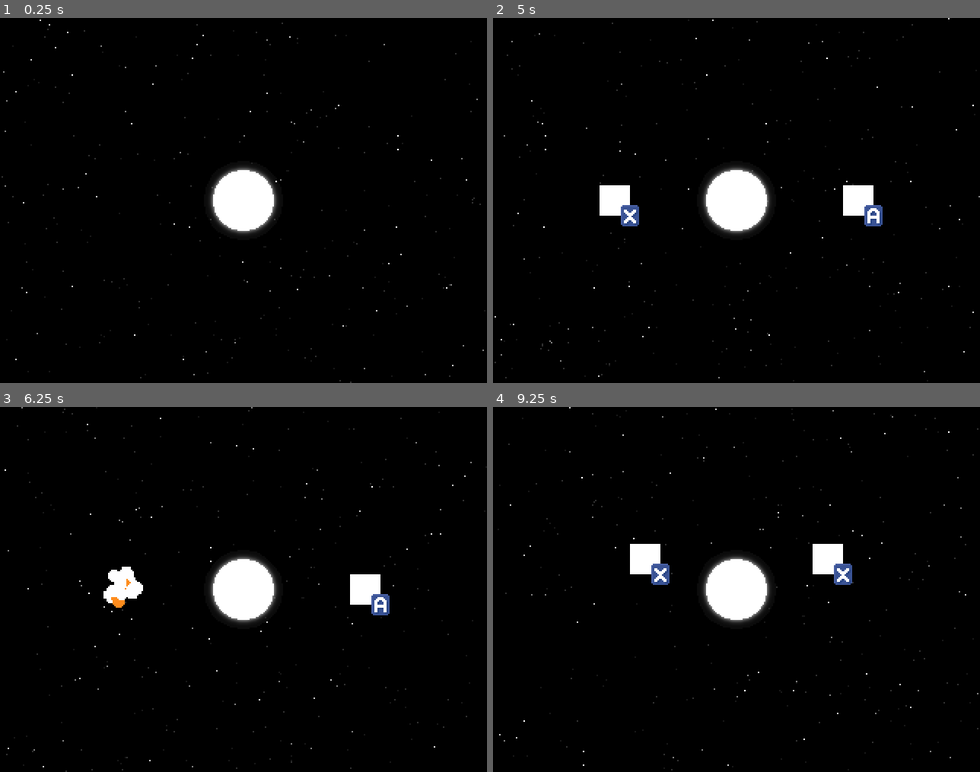
Above: before the commit, frames 1-4 (two rows, left to right).
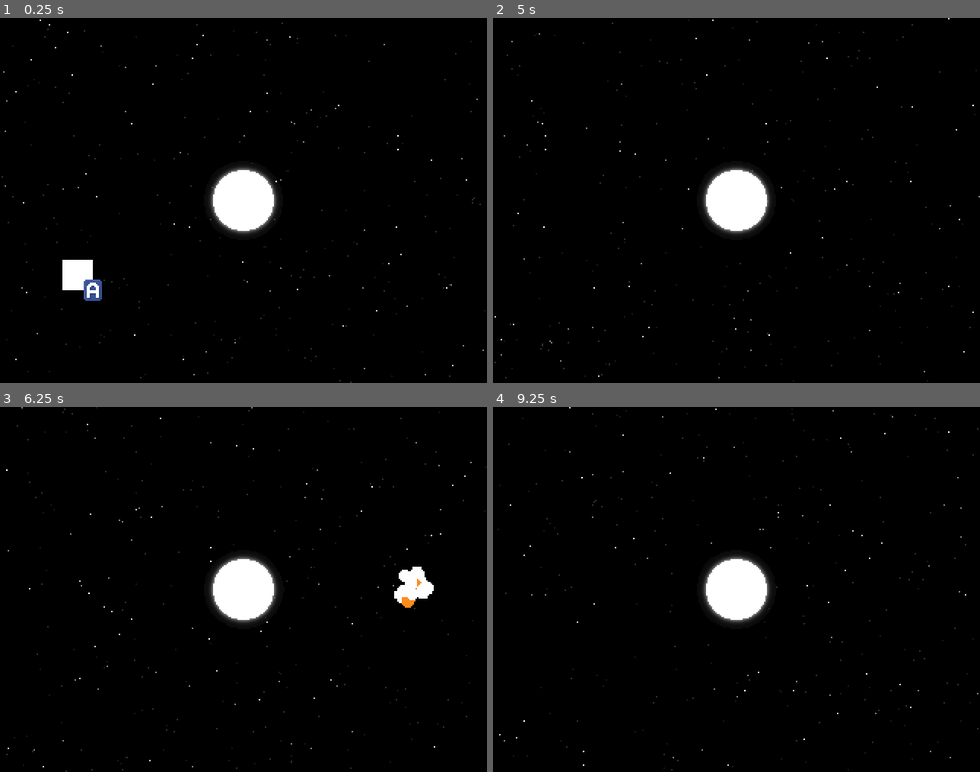
Above: after the commit, the same moments.

Repository: lethiandev/neutron-star
Game: Godot game, scene res://stages/gameplay/gameplay.tscn
Same seed, same stepped clock (60 frames per second), same inputs: the game is played once before the commit and once after it.
Inputs:
- Up to frame 1 (0.25 s): no input
- Up to frame 2 (5 s): tap one key every 0.75 s from 0.6 s: A (action_a) B (action_b) P (action_p) X (action_x) A (action_a) B (action_b)
- Up to frame 3 (6.25 s): tap P (action_p) at 5.1 s; tap X (action_x) at 5.85 s
- Up to frame 4 (9.25 s): tap one key every 0.75 s from 6.6 s: A (action_a) B (action_b) P (action_p) X (action_x)

The runs differ from the first frame. In frame 1, 0.7% of the frame differs, in the area x 12-21%, y 66-78%; in frame 2, 1.4%; in frame 3, 1.8%, in the area x 0-90%, y 12-81%; in frame 4, 1.4%.

Commit message:
Add spaceship with initial AI route

Diff:
--- a/src/project.godot
+++ b/src/project.godot
@@ -17,7 +17,7 @@
 "base": "Area2D",
 "class": "UnitBase",
 "language": "GDScript",
-"path": "res://units/unit_base/unit_base.gd"
+"path": "res://units/unit_base.gd"
 } ]
 _global_script_class_icons={
 "ShakeSampler": "",
--- a/src/stages/gameplay/gameplay.gd
+++ b/src/stages/gameplay/gameplay.gd
@@ -18,8 +18,8 @@
 func _process_unit_group(p_group: String) -> void:
 	var nodes = get_tree().get_nodes_in_group(p_group)
 	if not nodes.empty():
-		var last_node = nodes.back()
-		_process_unit_hit(last_node)
+		var front_node = nodes.front()
+		_process_unit_hit(front_node)
 	else:
 		_process_miss()
 
--- a/src/stages/gameplay/gameplay.tscn
+++ b/src/stages/gameplay/gameplay.tscn
@@ -1,8 +1,9 @@
-[gd_scene load_steps=8 format=2]
+[gd_scene load_steps=9 format=2]
 
 [ext_resource path="res://background/background.tscn" type="PackedScene" id=1]
 [ext_resource path="res://stages/gameplay/gameplay.gd" type="Script" id=2]
 [ext_resource path="res://stages/gameplay/artemis.ogg" type="AudioStream" id=3]
+[ext_resource path="res://units/spaceship/spaceship.tscn" type="PackedScene" id=4]
 [ext_resource path="res://neutron_star/neutron_star.tscn" type="PackedScene" id=5]
 [ext_resource path="res://stages/effects/shake_effect.gd" type="Script" id=6]
 [ext_resource path="res://stages/gameplay/camera.gd" type="Script" id=7]
@@ -33,3 +34,6 @@
 
 [node name="UnitsSpawner" type="Node" parent="World"]
 script = ExtResource( 8 )
+
+[node name="Spaceship" parent="World" instance=ExtResource( 4 )]
+position = Vector2( -120.103, 53.8781 )
--- a/src/stages/gameplay/units_spawner.gd
+++ b/src/stages/gameplay/units_spawner.gd
@@ -1,26 +1,22 @@
 extends Node
 
-const UnitBaseScene = preload("res://units/unit_base/unit_base.tscn")
+const SpaceshipScene = preload("res://units/spaceship/spaceship.tscn")
 
 func _ready() -> void:
 	yield(get_tree().create_timer(5.0), "timeout")
 	_spawn_enemies()
 
 func _spawn_enemies() -> void:
-	_spawn_unit(UnitBaseScene, Vector2(-80.0, 0.0))
-	_spawn_unit(UnitBaseScene, Vector2(80.0, 0.0))
+	_spawn_unit(SpaceshipScene, Vector2(200.0, 0.0))
+	_spawn_unit(SpaceshipScene, Vector2(-200.0, 0.0))
 	yield(get_tree().create_timer(4.0), "timeout")
-	_spawn_unit(UnitBaseScene, Vector2(-60.0, -20.0))
-	_spawn_unit(UnitBaseScene, Vector2(60.0, -20.0))
+	_spawn_unit(SpaceshipScene, Vector2(200.0, -20.0))
+	_spawn_unit(SpaceshipScene, Vector2(-200.0, -20.0))
 	yield(get_tree().create_timer(4.0), "timeout")
-	_spawn_unit(UnitBaseScene, Vector2(-60.0, 20.0))
-	_spawn_unit(UnitBaseScene, Vector2(60.0, 20.0))
+	_spawn_unit(SpaceshipScene, Vector2(200.0, 20.0))
+	_spawn_unit(SpaceshipScene, Vector2(-200.0, 20.0))
 
 func _spawn_unit(p_type: PackedScene, p_from: Vector2) -> void:
-	var unit_node = _instance_unit(p_type)
+	var unit_node = p_type.instance()
 	unit_node.transform.origin = p_from
-
-func _instance_unit(p_type: PackedScene) -> Node2D:
-	var unit_node = p_type.instance()
 	get_parent().add_child(unit_node)
-	return unit_node
--- a/src/units/effects/explosion.tscn
+++ b/src/units/explosion/explosion.tscn
@@ -1,11 +1,11 @@
 [gd_scene load_steps=4 format=2]
 
-[ext_resource path="res://units/effects/explosion.wav" type="AudioStream" id=1]
-[ext_resource path="res://units/effects/explosion.png" type="Texture" id=2]
-[ext_resource path="res://units/effects/explosion.gd" type="Script" id=3]
+[ext_resource path="res://units/explosion/explosion.gd" type="Script" id=1]
+[ext_resource path="res://units/explosion/explosion.png" type="Texture" id=2]
+[ext_resource path="res://units/explosion/explosion.wav" type="AudioStream" id=3]
 
 [node name="Explosion" type="Node2D"]
-script = ExtResource( 3 )
+script = ExtResource( 1 )
 
 [node name="CPUParticles2D" type="CPUParticles2D" parent="."]
 emitting = false
@@ -65,7 +65,7 @@
 }
 
 [node name="AudioStreamPlayer" type="AudioStreamPlayer" parent="."]
-stream = ExtResource( 1 )
+stream = ExtResource( 3 )
 volume_db = -10.0
 autoplay = true
 bus = "Midbus"
--- /dev/null
+++ b/src/units/spaceship/route.gd
@@ -0,0 +1,18 @@
+extends Node
+
+export(Curve) var route_curve: Curve
+export(float) var duration: float = 2.0
+
+var start: Vector2 = Vector2()
+var ticks: float = 0.0
+
+func _ready() -> void:
+	start = get_parent().transform.origin
+	ticks = 0.0
+	print("start: ", start)
+
+func _process(p_delta: float) -> void:
+	var y = route_curve.interpolate_baked(ticks)
+	var p = start.linear_interpolate(Vector2(), y)
+	get_parent().transform.origin = p
+	ticks += p_delta / duration
--- /dev/null
+++ b/src/units/spaceship/spaceship.gd
@@ -0,0 +1 @@
+extends "res://units/unit_base.gd"
--- /dev/null
+++ b/src/units/spaceship/spaceship.tscn
@@ -0,0 +1,15 @@
+[gd_scene load_steps=5 format=2]
+
+[ext_resource path="res://units/unit_base.tscn" type="PackedScene" id=1]
+[ext_resource path="res://units/spaceship/spaceship.gd" type="Script" id=2]
+[ext_resource path="res://units/spaceship/route.gd" type="Script" id=3]
+
+[sub_resource type="Curve" id=1]
+_data = [ Vector2( 0, 0 ), 0.0, 0.0, 0, 0, Vector2( 0.396907, 0.445455 ), 0.0400827, 0.0400827, 0, 0, Vector2( 0.664948, 0.445455 ), 0.0, 0.0, 0, 0, Vector2( 1, 1 ), 0.0, 0.0, 0, 0 ]
+
+[node name="Spaceship" instance=ExtResource( 1 )]
+script = ExtResource( 2 )
+
+[node name="Route" type="Node" parent="." index="0"]
+script = ExtResource( 3 )
+route_curve = SubResource( 1 )
--- a/src/units/unit_base/unit_base.gd
+++ b/src/units/unit_base.gd
@@ -34,5 +34,5 @@
 	queue_free()
 
 func _get_explosion_node() -> Node:
-	var scene = preload("res://units/effects/explosion.tscn")
+	var scene = preload("res://units/explosion/explosion.tscn")
 	return scene.instance()
--- a/src/units/unit_base/unit_base.tscn
+++ b/src/units/unit_base.tscn
@@ -1,14 +1,14 @@
 [gd_scene load_steps=4 format=2]
 
-[ext_resource path="res://units/unit_base/unit_base.gd" type="Script" id=1]
-[ext_resource path="res://units/action_key/action_key.tscn" type="PackedScene" id=2]
+[ext_resource path="res://units/action_key/action_key.tscn" type="PackedScene" id=1]
+[ext_resource path="res://units/unit_base.gd" type="Script" id=2]
 
 [sub_resource type="RectangleShape2D" id=1]
 
 [node name="UnitBase" type="Area2D" groups=[
 "unit",
 ]]
-script = ExtResource( 1 )
+script = ExtResource( 2 )
 
 [node name="CollisionShape2D" type="CollisionShape2D" parent="."]
 shape = SubResource( 1 )
Not shown: 2 places in src/bus_layout.tres that only renumber resources
Renamed: src/units/effects/explosion.gd -> src/units/explosion/explosion.gd
Renamed: src/units/effects/explosion.png -> src/units/explosion/explosion.png
Not shown, changed: src/units/explosion/explosion.png.import
Not shown, changed: src/units/explosion/explosion.wav.import
Not shown: 1 places in src/units/unit_base.tscn that only renumber resources
Not shown, added: src/units/explosion/explosion.wav
